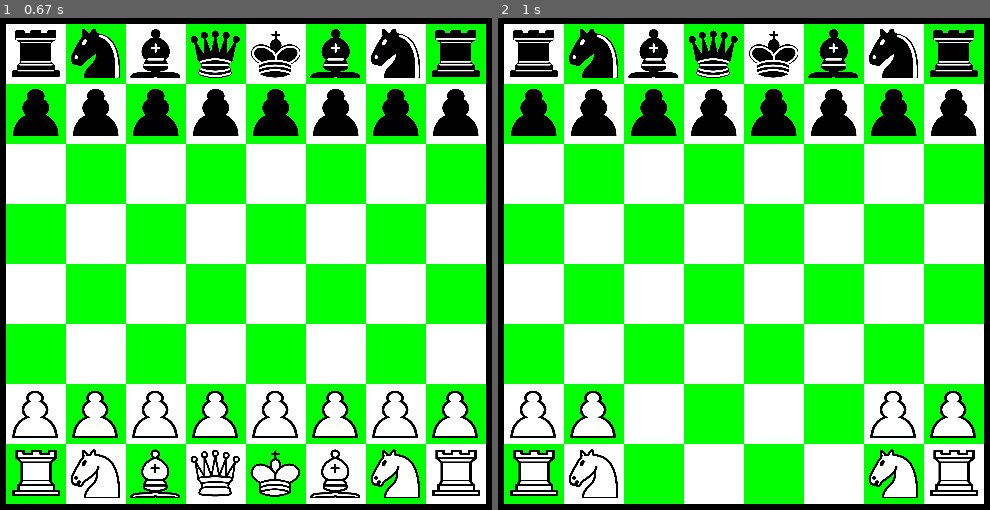
Above: before the commit, frames 1-2 (left to right).
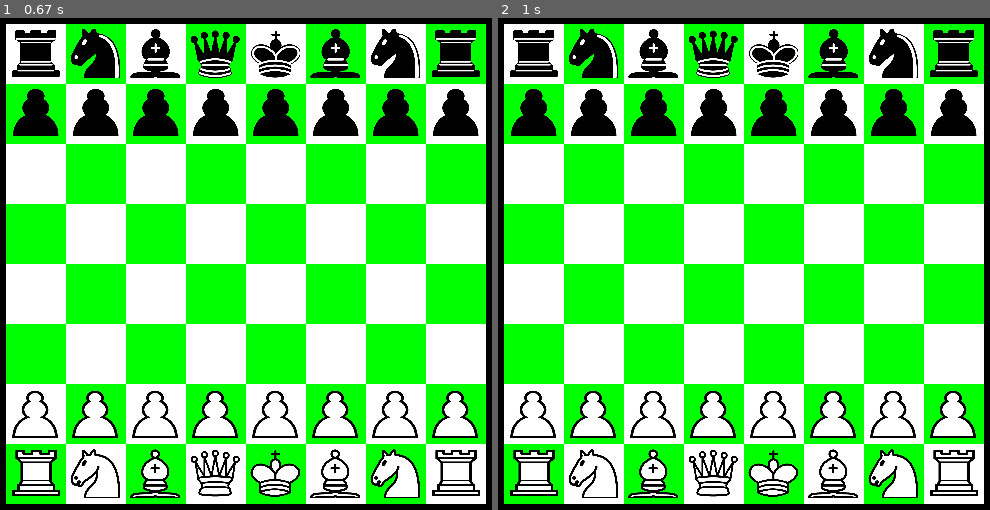
Above: after the commit, the same moments.

Repository: Paravati/LearningChessWithFun
Game: pygame game, started from objective/main.py
Two runs of this game, one before a commit and one after it. Both use one fixed random seed, a clock stepped at 60 frames per second and the inputs below.
Inputs (mouse positions are in pixels of both pictures, inside the frame that each line leads up to):
- Up to frame 1 (0.67 s): click (255, 200) at 0.38 s
- Up to frame 2 (1 s): click (758, 244) at 0.72 s

Frame 1 is identical in both runs. In frame 2, 3.1% of the frame differs, in the area x 26-74%, y 75-98%.

Commit message:
finally done with moving figures without error

Diff:
--- a/objective/chessboardLayout.py
+++ b/objective/chessboardLayout.py
@@ -7,13 +7,21 @@
     def __init__(self, surface, x_offset, y_offset, square_length):
         self.blackFigures, self.whiteFigures = self.initFigures()
         self.surface = surface
-        self.figurePos = {}
         self.n = 8  # board 8x8
         self.x_offset = x_offset  # x_offset_of_Board
         self.y_offset = y_offset  # y_offset_of_Board
         self.square_length = square_length
         self.fields = self.generateFieldNames()
+        self.figurePos = self.startingDictionaryPosition()
         self.chessboardFields = self.chessboardSquareNotation(self.n,self.square_length, self.fields)
+
+    def startingDictionaryPosition(self):
+        figureDictPos = {}
+        for i in range(0, 8):
+            for j in range(0, 8):
+                dictTmp = {self.fields[i][j]: None}
+                figureDictPos.update(dictTmp)
+        return figureDictPos
 
     def generateFieldNames(self, swap=False):
         letters = ["a", "b", "c", "d", "e", "f", "g", "h"]
@@ -31,25 +39,20 @@
         whiteFigurePosition = {}
         blackFigurePosition = {}
         w_pawn, w_horse, w_bishop, w_rook, w_queen, w_king = self.whiteFigures
+        figures = [w_rook, w_horse, w_bishop, w_queen, w_king, w_bishop, w_horse, w_rook]
+        w_figureNames = ["w_rook", "w_horse", "w_bishop", "w_queen", "w_king", "w_bishop", "w_horse", "w_rook"]
+        for i, fields in enumerate(['a1', 'b1', 'c1', 'd1', 'e1', 'f1', 'g1', 'h1']):
+            self.surface.blit(pygame.transform.scale(figures[i], (50, 50)),
+                              (chessboard[fields][1] + (sq_size / 2), chessboard[fields][0] + (sq_size / 2)))
+            dictTmp = {fields: w_figureNames[i]}
+            whiteFigurePosition.update(dictTmp)
+
         for field in ['a2', 'b2', 'c2', 'd2', 'e2', 'f2', 'g2', 'h2']:
             self.surface.blit(pygame.transform.scale(w_pawn, (50, 50)), (chessboard[field][1] + (sq_size / 2), chessboard[field][0] + (sq_size / 2)))
             dictTmp = {field: 'w_pawn'}
             whiteFigurePosition.update(dictTmp)
 
-        figures = [w_rook, w_horse, w_bishop, w_queen, w_king, w_bishop, w_horse, w_rook]
-        w_figureNames = ["w_rook", "w_horse", "w_bishop", "w_queen", "w_king", "w_bishop", "w_horse", "w_rook"]
-        for i, fields in enumerate(['a1', 'b1', 'c1', 'd1', 'e1', 'f1', 'g1', 'h1']):
-            self.surface.blit(pygame.transform.scale(figures[i], (50, 50)), (chessboard[fields][1] + (sq_size / 2), chessboard[fields][0] + (sq_size / 2)))
-            dictTmp = {fields: w_figureNames[i]}
-            whiteFigurePosition.update(dictTmp)
-
         self.figurePos.update(whiteFigurePosition)
-
-        for i in range(2, 6):
-            for j in range(0, 8):
-                # print(self.fields[i-1][j] + " "+str(i) +" "+ str(j))
-                dictTmp = {self.fields[i][j]: None}
-                self.figurePos.update(dictTmp)
 
         b_pawn, b_horse, b_bishop, b_rook, b_queen, b_king = self.blackFigures
         b_figureNames = ["b_rook", "b_horse", "b_bishop", "b_queen", "b_king", "b_bishop", "b_horse", "b_rook"]
